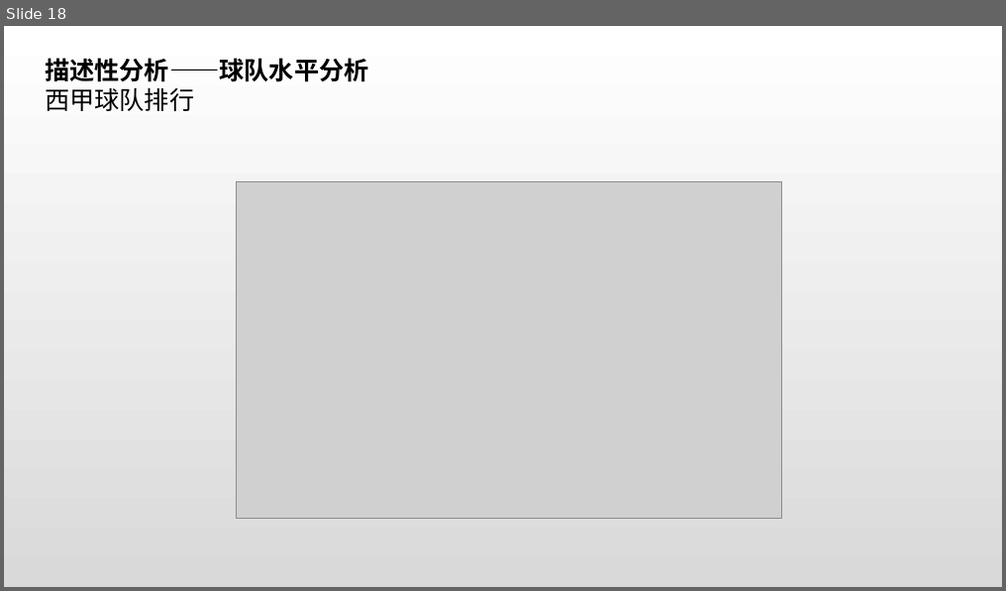
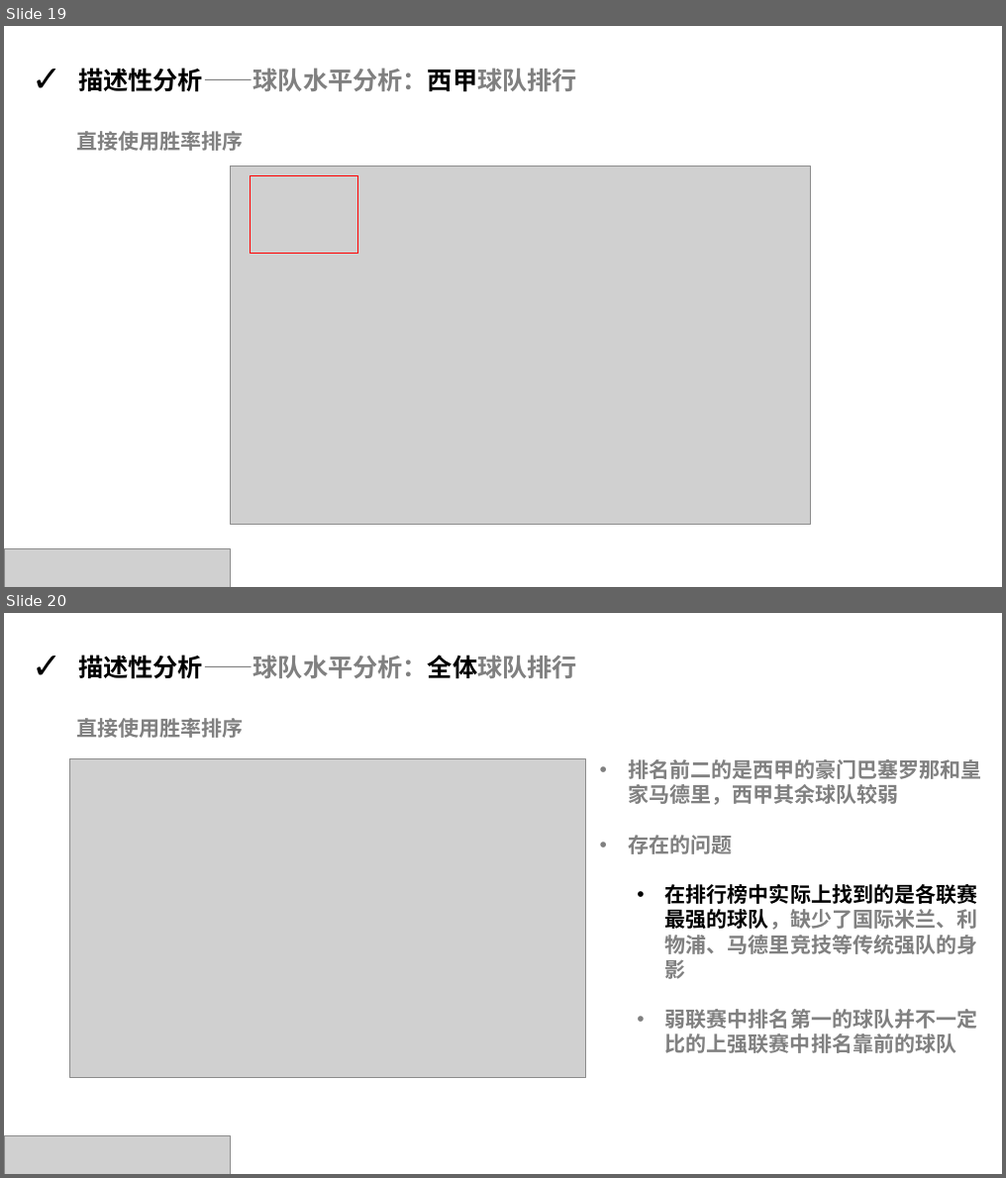
Before and after one commit to rucnyz/soccer, a slide deck: notebooks/欧洲足球展示.pptx. Shown one above the other, each under a label of ours: slide 18 before the commit, slides 19 and 20 after it. The pictures are 1006x591 and 1006x1178 pixels, drawn with LibreOffice and Linux fonts; fonts in the diff are those of the drawing; grey boxes stand for pictures. Boxes give left, top, right and bottom in pixels: in the first picture for what was removed or moved away, otherwise in the second. Text is boxed around its words. In the diff, an @@ line names an element or a change of style, - is before the commit and + after.

```diff
--- a/notebooks/欧洲足球展示.pptx
+++ b/notebooks/欧洲足球展示.pptx
@@ slide 20 added at <box>4,613,1002,1174</box>, background #FFFFFF @@
@@ text added at <box>78,655,577,679</box>, 24 pt, text #808080, bold @@
+✓ 描述性分析——球队水平分析：全体球队排行
@@ text added at <box>76,718,243,738</box>, 20 pt, text #808080, bold @@
+直接使用胜率排序
@@ picture added at <box>69,759,585,1077</box> @@
@@ text added at <box>628,760,982,1054</box>, 20 pt, text #808080, bold @@
+• 排名前二的是西甲的豪门巴塞罗那和皇家马德里，西甲其余球队较弱
+• 存在的问题
+  • 在排行榜中实际上找到的是各联赛最强的球队，缺少了国际米兰、利物浦、马德里竞技等传统强队的身影
+  • 弱联赛中排名第一的球队并不一定比的上强联赛中排名靠前的球队
@@ picture added at <box>4,1137,230,1174</box> @@
@@ what was slide 18 is now slide 19 @@
@@ slide 19 changed as well @@
@@ background gradient #FFFFFF to #D9D9D9 to #FFFFFF @@
@@ text at <box>78,68,577,92</box>: text changed; font Arial to Noto Sans CJK SC; text colour #000000 to #808080 @@
-描述性分析——球队水平分析
-西甲球队排行
+✓ 描述性分析——球队水平分析：西甲球队排行
@@ text added at <box>76,131,243,151</box>, 20 pt, text #808080, bold @@
+直接使用胜率排序
@@ picture: place and size @@
-picture at <box>236,181,782,519</box>
+picture at <box>230,167,810,525</box>
@@ rectangle added at <box>251,175,357,253</box>, outline #FF0000 1 pt @@
@@ picture added at <box>4,550,230,587</box> @@
```
Also in this commit, not shown: 15 other slides changed, 11 other slides added, 11 slides removed, 3 other files.
